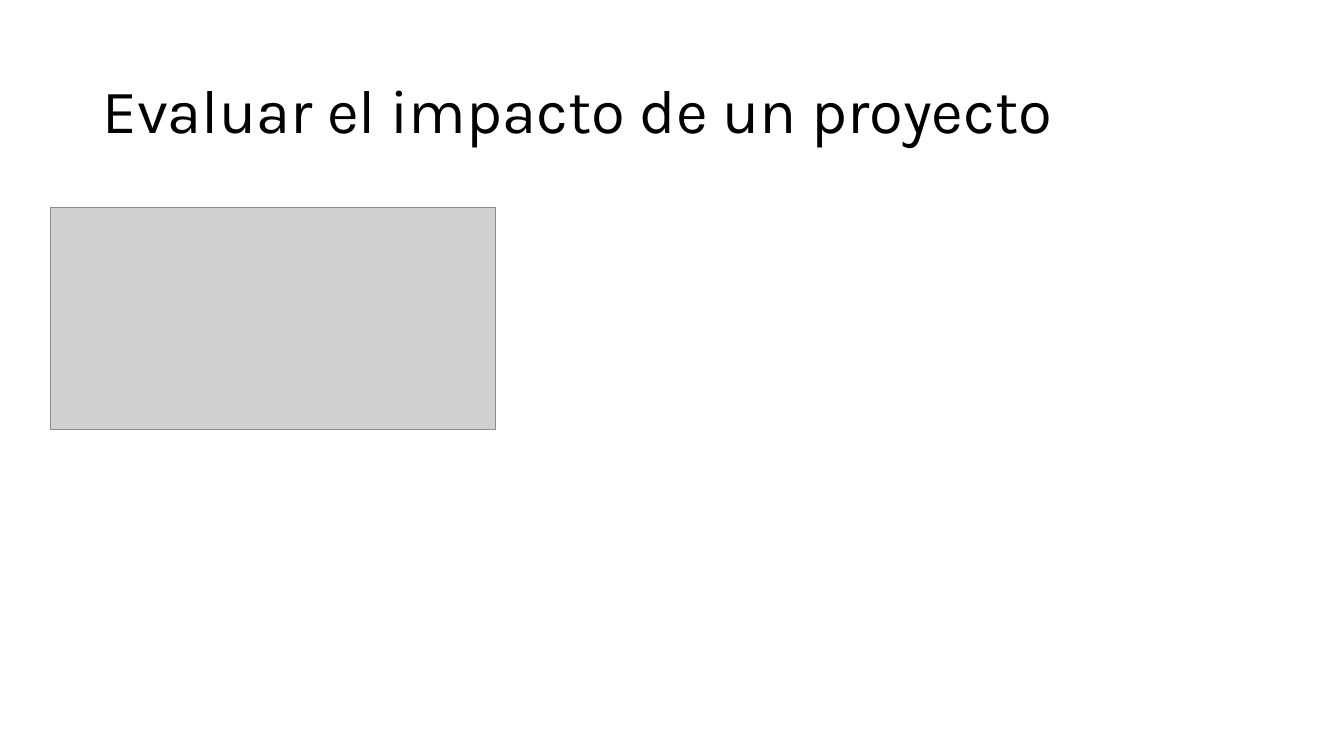
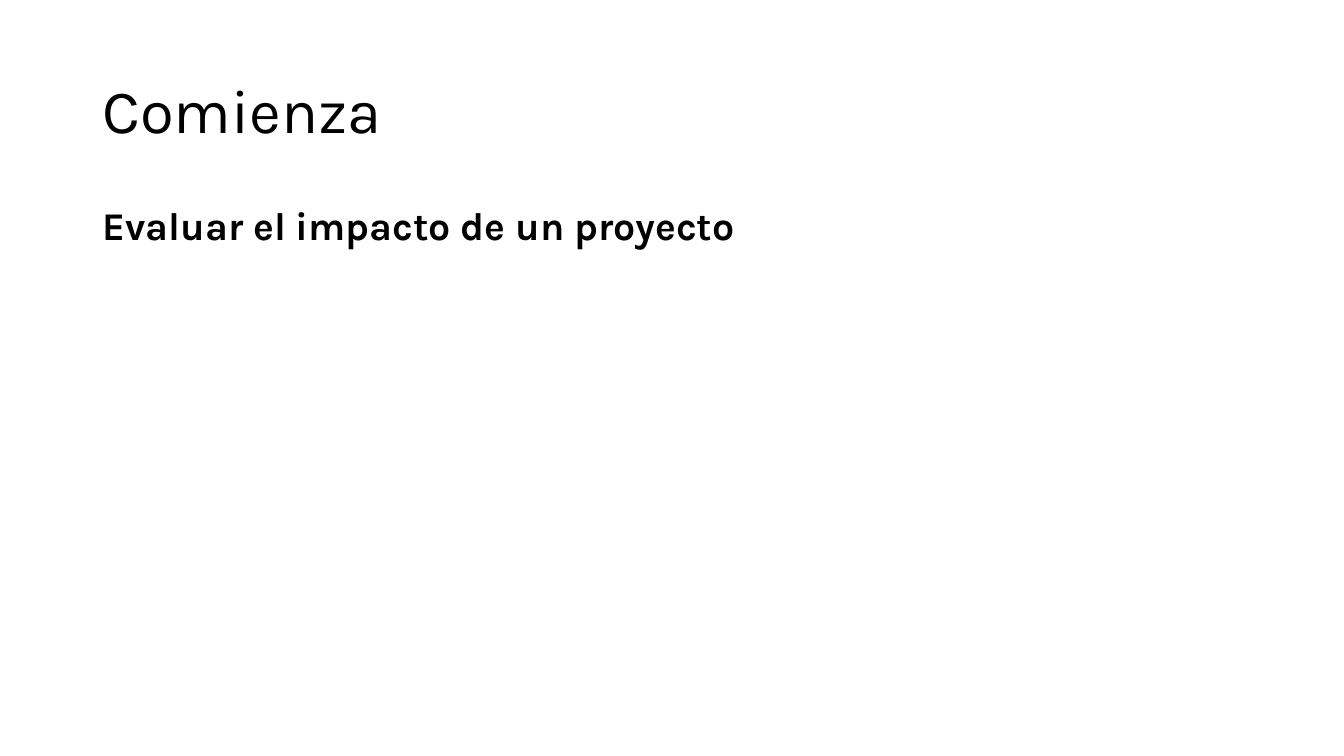
Before and after one commit to edalfon/ptfr, a slide deck: slide 1 of slides/slides.pptx (slide 2 before the commit). Drawn at 1344x756 pixels with LibreOffice and Linux fonts; fonts in the diff are those of the drawing; grey boxes stand for pictures. Boxes give left, top, right and bottom in pixels: in the first picture for what was removed or moved away, otherwise in the second. Text is boxed around its words. In the diff, an @@ line names an element or a change of style, - is before the commit and + after.

```diff
--- a/slides/slides.pptx
+++ b/slides/slides.pptx
@@ title added at (x1=102, y1=90, x2=381, y2=134), 44 pt, text #000000 @@
+Comienza
@@ picture removed at (x1=50, y1=208, x2=496, y2=431) @@
@@ text "Evaluar el impacto de un ..." moved from (x1=102, y1=90, x2=1052, y2=148) to (x1=102, y1=212, x2=734, y2=250) @@
@@ text "Evaluar el impacto de un ..." at (x1=102, y1=212, x2=734, y2=250): size 44 to 28 pt, bold on; more space between paragraphs; vertical alignment middle to top @@
```
Also in this commit, not shown: 47 other slides changed, 14 slides added, 10 slides removed, 10 other files.
